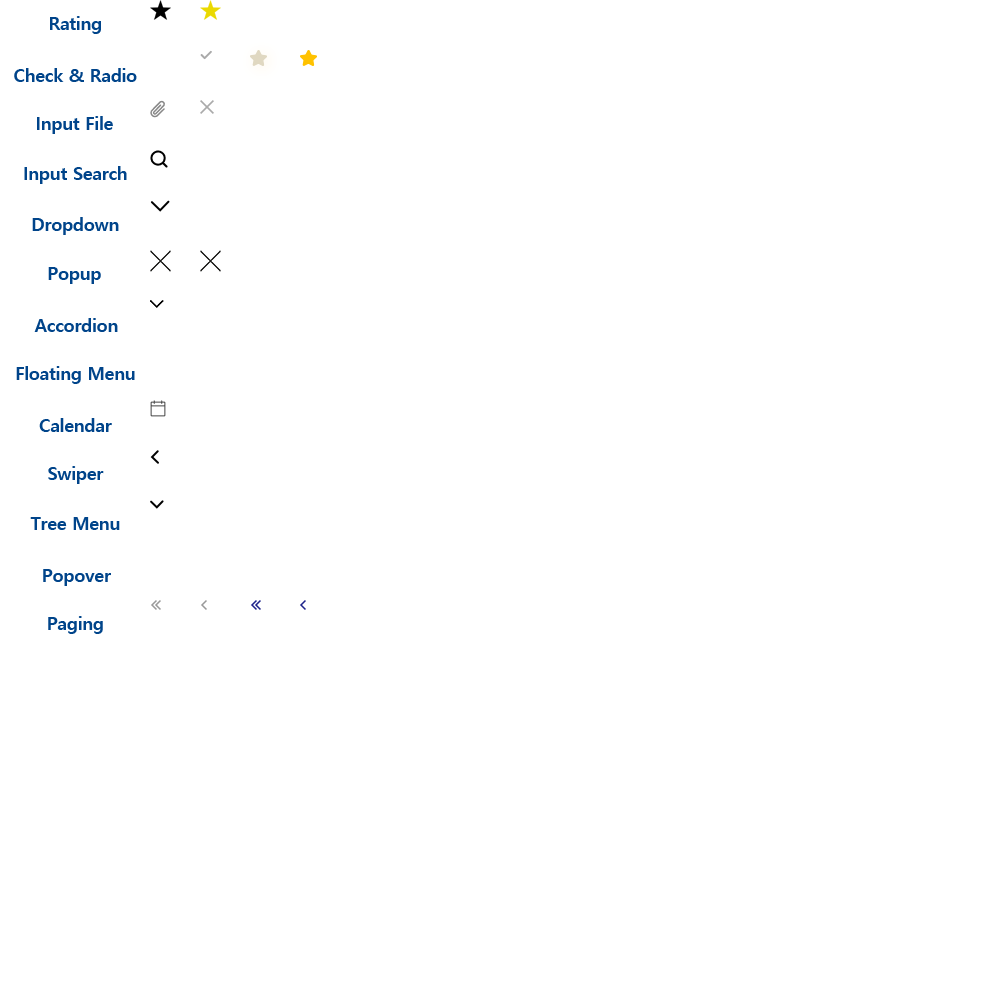
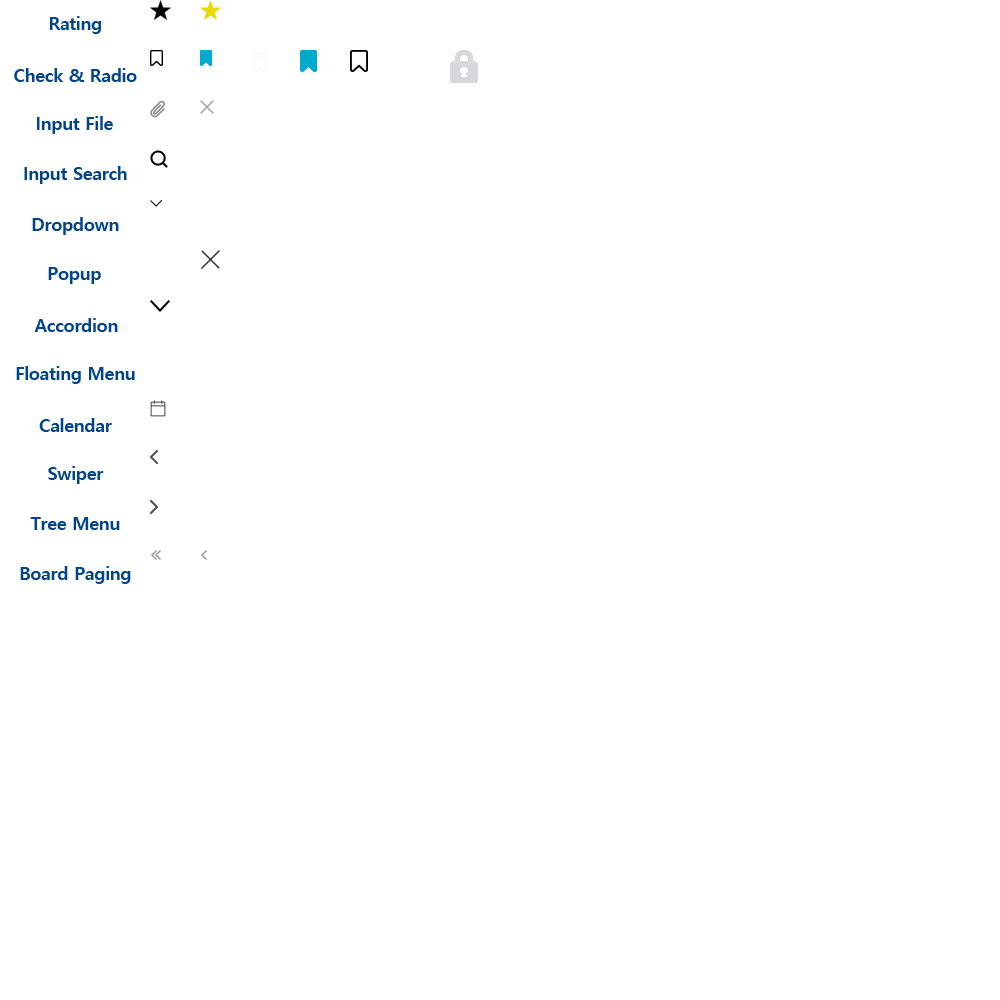
Layered file, before and after one edit (1000 x 1000). Changes by layer:
removed group "Paging" (1st of 2) (5 layers) over [48, 600, 306, 634]
removed layer "레이어 19 복사" from group "Paging" over [251, 600, 261, 610]
added group "Board Paging" (1st of 2) with 3 layers above "Tree Menu" over [20, 550, 207, 584]
moved "레이어 14" into group "Board Paging", painted on it over [200, 250, 221, 560]
moved "레이어 13" into group "Board Paging", painted on it over [150, 300, 164, 560]
added layer "Board Paging" (2nd of 2, in "Board Paging") in group "Board Paging" over [20, 566, 131, 584]
added layer "레이어 8 복사 2" in group "Tree Menu" over [150, 500, 158, 514]
added layer "레이어 8 복사" in group "Swiper" over [150, 450, 158, 464]
added layer "레이어 22" in group "Accordion" over [150, 300, 170, 312]
moved "레이어 12" into group "Popup", painted on it over [150, 200, 221, 270]
added layer "레이어 9" in group "Popup" over [150, 250, 171, 270]
moved "레이어 20" into group "Dropdown", painted on it over [150, 200, 207, 610]
removed layer "Paging" (2nd of 2, in "Paging") from group "Paging" over [48, 616, 103, 634]
removed group "Popover" (1st of 2) (2 layers) over [43, 550, 161, 586]
added layer "레이어 23" in group "Check & Radio" over [450, 50, 478, 83]
moved "레이어 21" into group "Check & Radio", painted on it over [150, 50, 368, 509]
renamed "레이어 14 복사" to "레이어 19", moved it into group "Check & Radio", painted on it over [150, 50, 368, 272]
moved "레이어 18" into group "Check & Radio", painted on it over [150, 50, 320, 560]
removed layer "Popover" (2nd of 2, in "Popover") from group "Popover" over [43, 569, 111, 586]
painted on "레이어 17" over [251, 50, 317, 74]
painted on "레이어 16" over [200, 47, 275, 74]
removed layer "레이어 75 복사" from group "Check & Radio" over [200, 50, 212, 60]
removed layer "레이어 3" from group "Check & Radio" over [150, 50, 162, 60]
moved "레이어 15" into group "Check & Radio", painted on it over [150, 50, 163, 464]
…and 2 more changes (2 removed)
